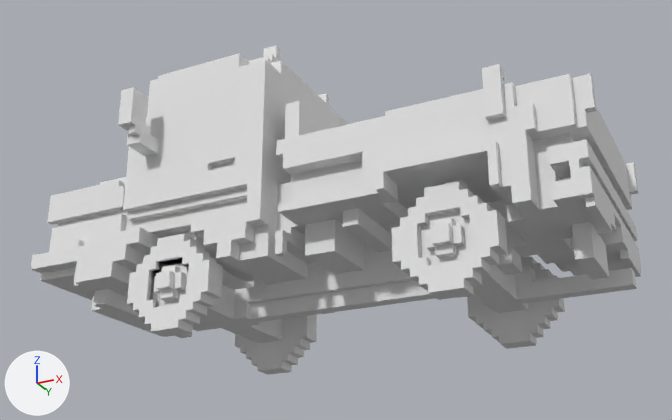
Renders of the OBJ model js/res/Voxel_Truck.obj from each side of a commit.
Both versions are drawn from a 50 mm camera at (7.16, -10.19, -2.86) aimed at (1.96, 0.21, 1.82). The axes (+X, +Y, +Z) are drawn at lower left. The lights are the same throughout. Where no turn or scale is listed for an object, it has been applied to the vertices.

The scene before the commit, as lines of its bpy script (objects in view):
```python
mat_palette = principled_material('palette')
mat_palette.base_color = (0.8, 0.8, 0.8)  # white #e7e7e7
mat_palette.roughness = 1.0
me_untitled = bpy.data.meshes.new('Untitled')
me_untitled.from_pydata(...)  # 2589 vertices, 5242 faces; spans x -1.9..5.7, y -1.9..2.1, z 0.0..4.0
me_untitled.materials.append(mat_palette)  # white #e7e7e7
ob_untitled = bpy.data.objects.new('Untitled', me_untitled)
ob_untitled.location = (0.0, 0.0, 0.0)
```
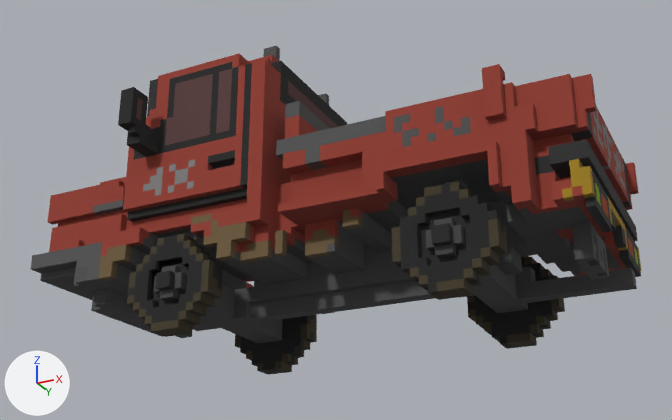
The newer file is also turned or shifted as a whole; pictures and numbers use the older file's frame.

Where the change shows, as pixel boxes [x1, y1, x2, y2] in the pictures (672 x 420 px):
'Untitled', surface changed
    both: [31, 46, 641, 375]

What the commit changed:
Picture 'Voxel_Truck.png' (img_voxel_truck_png) is new.
In material 'palette' (mat_palette), base_color is no longer (0.8, 0.8, 0.8), white #e7e7e7.
In material 'palette' (mat_palette), texture is now set to img_voxel_truck_png.
